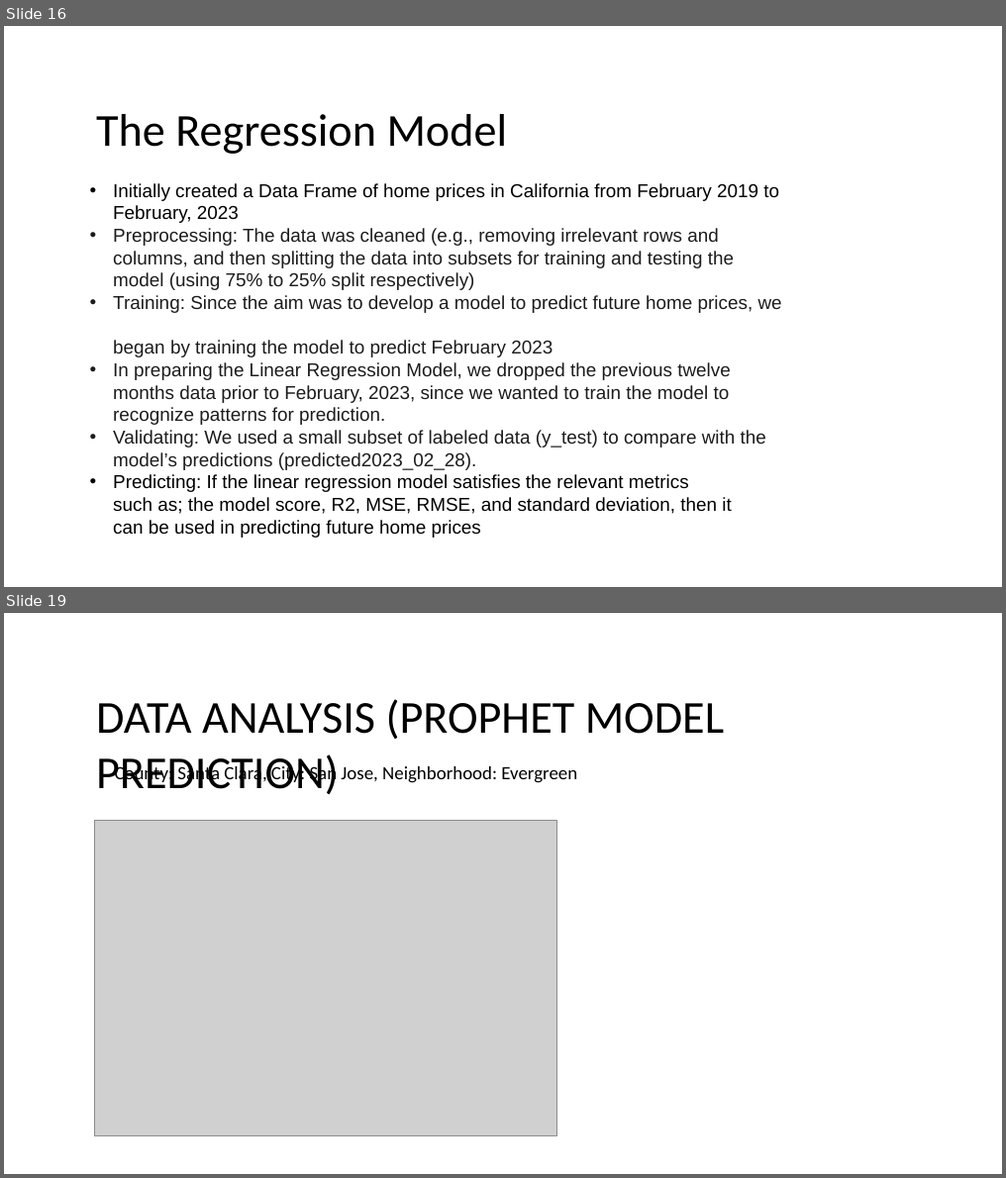
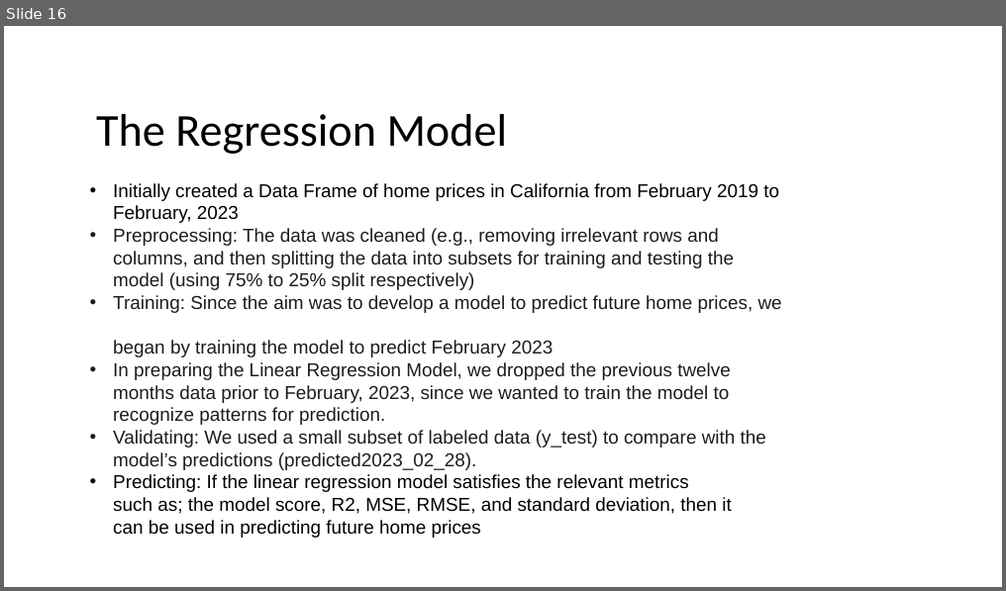
Before and after one commit to Ray54111/Housing-Prices-Machine-Learning-Project, a slide deck: Housing Price prediction.pptx. Shown one above the other, each under a label of ours: slides 16 and 19 before the commit, slide 16 after it; the slides between them are not shown. The pictures are 1006x1178 and 1006x591 pixels, drawn with LibreOffice and Linux fonts; fonts in the diff are those of the drawing; grey boxes stand for pictures. Boxes give left, top, right and bottom in pixels: in the first picture for what was removed or moved away, otherwise in the second. Text is boxed around its words. In the diff, an @@ line names an element or a change of style, - is before the commit and + after.

```diff
--- a/Housing Price prediction.pptx
+++ b/Housing Price prediction.pptx
@@ slide 19 removed at [4, 613, 1002, 1174], background #FFFFFF @@
@@ title removed at [96, 699, 724, 795] @@
-DATA ANALYSIS (PROPHET MODEL PREDICTION)
@@ text removed at [115, 763, 577, 784] @@
-County: Santa Clara, City: San Jose, Neighborhood: Evergreen
@@ picture removed at [94, 820, 556, 1136] @@
```
Also in this commit, not shown: 1 slide changed, 5 slides added, 5 other files.
